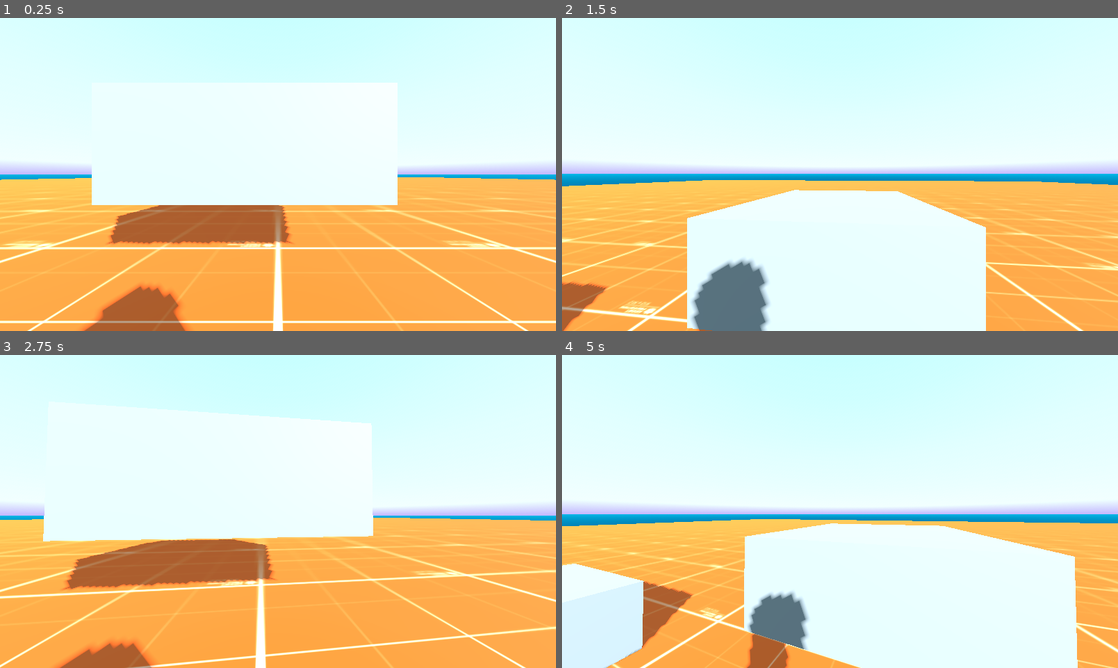
Above: before the commit, frames 1-4 (two rows, left to right).
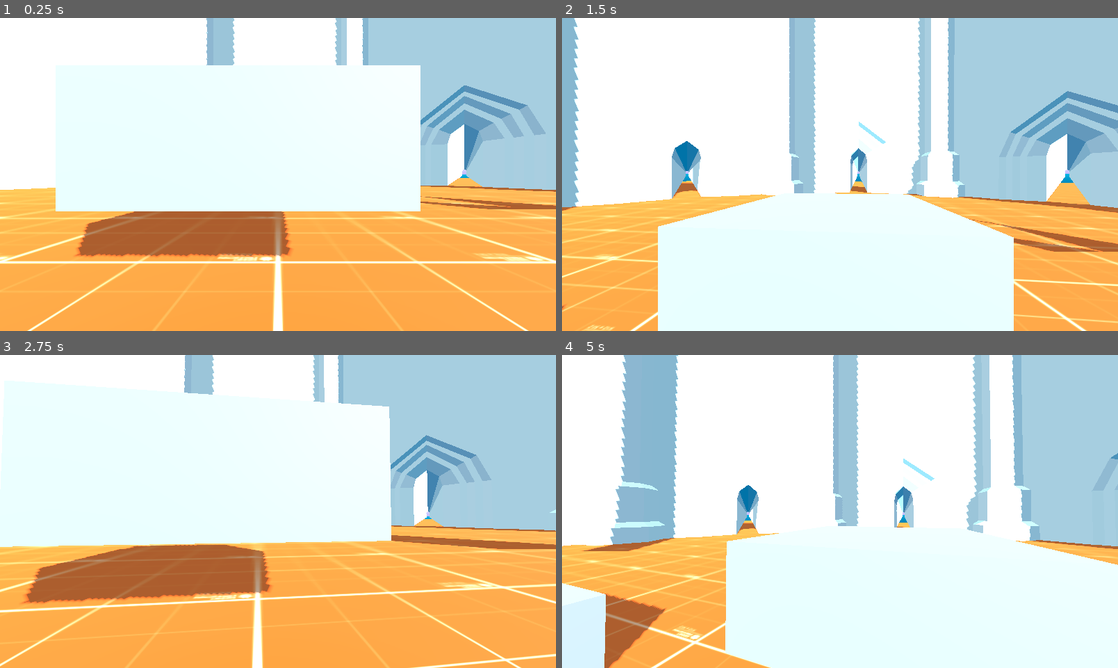
Above: after the commit, the same moments.

Repository: init-Sense/octant
Game: Godot game, scene res://scenes/octagon.tscn
The game is run twice, just before and just after one commit, with the same random seed, the same clock (stepped at 60 frames per second) and the same inputs. A sky picture missing from this copy of the repository is replaced by a grey-blue gradient.
Inputs (mouse positions are in pixels of both pictures, inside the frame that each line leads up to):
- Up to frame 1 (0.25 s): no input
- Up to frame 2 (1.5 s): move the mouse to (867, 174) at 0.52 s; hold Q (debug_crouch_up) from 0.53 s (still down); tap Shift (sprint) at 0.6, 1.35 s; tap Space (jump) at 0.77 s; move the mouse to (812, 174) at 1.27 s
- Up to frame 3 (2.75 s): keep holding Q (debug_crouch_up); tap Space (jump) at 1.52 s; move the mouse to (289, 505) at 2.02 s; tap Shift (sprint) at 2.1 s
- Up to frame 4 (5 s): keep holding Q (debug_crouch_up); move the mouse to (834, 517) at 2.77 s; tap Shift (sprint) at 2.85, 3.6, 4.35 s; tap Space (jump) at 3.02, 3.77, 4.52 s; move the mouse to (878, 514) at 3.52 s; move the mouse to (795, 508) at 4.27 s

The runs differ from the first frame. In frame 1, 39% of the frame differs, in the area x 0-100%, y 0-100%; in frame 2, 60%; in frame 3, 39%; in frame 4, 62%.

Commit message:
feature: added a main hub

Diff:
--- a/project.godot
+++ b/project.godot
@@ -19,6 +19,10 @@
 
 window/size/viewport_width=1280
 window/size/viewport_height=720
+
+[filesystem]
+
+import/blender/enabled=false
 
 [input]
 
@@ -67,9 +71,9 @@
 
 [layer_names]
 
-3d_physics/layer_1="Player"
+3d_physics/layer_1="Object"
 3d_physics/layer_2="Ground"
-3d_physics/layer_3="Object"
+3d_physics/layer_3="Player"
 
 [physics]
 
--- /dev/null
+++ b/scenes/hub.tscn
@@ -0,0 +1,11 @@
+[gd_scene load_steps=2 format=3 uid="uid://bth122y6serpa"]
+
+[ext_resource type="PackedScene" uid="uid://bvspwsixtym4v" path="res://assets/models/hub.glb" id="1_jx6bu"]
+
+[node name="hub" instance=ExtResource("1_jx6bu")]
+
+[node name="StaticBody3D" parent="Door_001-col/Door" index="0"]
+collision_layer = 4
+
+[node name="StaticBody3D" parent="Door_002-col/Door2" index="0"]
+collision_layer = 4
--- a/scenes/octagon.tscn
+++ b/scenes/octagon.tscn
@@ -1,8 +1,9 @@
-[gd_scene load_steps=12 format=3 uid="uid://dp5a5hedvwug8"]
+[gd_scene load_steps=13 format=3 uid="uid://dp5a5hedvwug8"]
 
 [ext_resource type="PackedScene" uid="uid://cu3wtrebnb1dy" path="res://scenes/player/player.tscn" id="1_whfll"]
 [ext_resource type="Texture2D" uid="uid://d004ayerwjo0g" path="res://assets/textures/sky_clouds.jpeg" id="2_0cqly"]
 [ext_resource type="Texture2D" uid="uid://clb1dcknduxpm" path="res://assets/textures/prototype_grid.png" id="2_3sk06"]
+[ext_resource type="PackedScene" uid="uid://bth122y6serpa" path="res://scenes/hub.tscn" id="4_vh0ts"]
 
 [sub_resource type="StandardMaterial3D" id="StandardMaterial3D_643ss"]
 albedo_color = Color(1, 0.694143, 0.632529, 1)
@@ -68,8 +69,7 @@
 skeleton = NodePath("BoxBody")
 
 [node name="BoxBody" type="StaticBody3D" parent="Environment/BoxMesh"]
-collision_layer = 4
-collision_mask = 3
+collision_mask = 6
 
 [node name="BoxCollider" type="CollisionShape3D" parent="Environment/BoxMesh/BoxBody"]
 shape = SubResource("BoxShape3D_u7ysn")
@@ -80,8 +80,8 @@
 skeleton = NodePath("BoxBody")
 
 [node name="BoxBody" type="StaticBody3D" parent="Environment/BoxMesh2"]
-collision_layer = 4
-collision_mask = 3
+collision_layer = 5
+collision_mask = 6
 
 [node name="BoxCollider" type="CollisionShape3D" parent="Environment/BoxMesh2/BoxBody"]
 shape = SubResource("BoxShape3D_u7ysn")
@@ -95,3 +95,5 @@
 
 [node name="WorldEnvironment" type="WorldEnvironment" parent="."]
 environment = SubResource("Environment_yuqp5")
+
+[node name="hub" parent="." instance=ExtResource("4_vh0ts")]
--- a/scenes/player/player.tscn
+++ b/scenes/player/player.tscn
@@ -25,10 +25,12 @@
 [sub_resource type="SphereShape3D" id="SphereShape3D_r8biq"]
 
 [node name="Player" type="CharacterBody3D"]
-collision_mask = 6
+collision_layer = 4
+collision_mask = 3
 script = ExtResource("1_ne7vt")
 
 [node name="Mesh" type="MeshInstance3D" parent="."]
+visible = false
 mesh = SubResource("CapsuleMesh_jhh56")
 
 [node name="Collision" type="CollisionShape3D" parent="."]
@@ -40,10 +42,14 @@
 [node name="Head" type="StaticBody3D" parent="."]
 unique_name_in_owner = true
 transform = Transform3D(1, 0, 0, 0, 1, 0, 0, 0, 1, 0, 0.343679, 0)
+collision_layer = 4
+collision_mask = 3
 
 [node name="Camera" type="Camera3D" parent="Head"]
 unique_name_in_owner = true
-fov = 90.0
+fov = 80.0
+near = 0.01
+far = 1000.0
 script = ExtResource("2_kf2t8")
 
 [node name="Collision" type="CollisionShape3D" parent="Head"]
Binary file added: assets/models/hub.glb
Not shown, added: assets/models/hub.glb.import
Not shown, added: assets/octant_3d.blend
Not shown, added: assets/octant_3d.blend1
